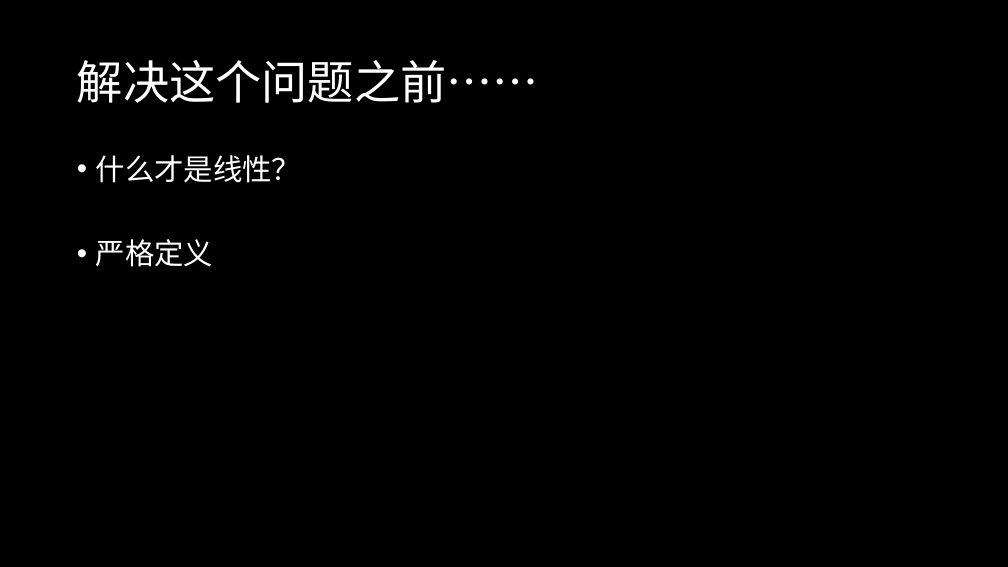
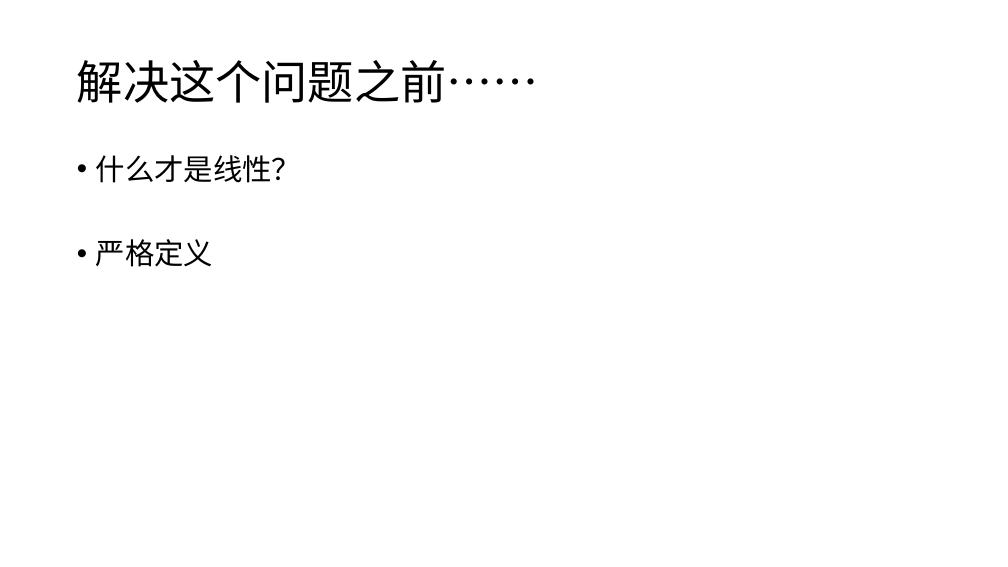
Before and after one commit to DongYing-No-1-Middle-School/Shows, a slide deck: slide 11 of 线性代数概论.pptx. Drawn at 1008x567 pixels with LibreOffice and Linux fonts; fonts in the diff are those of the drawing. Boxes give left, top, right and bottom in pixels: in the first picture for what was removed or moved away, otherwise in the second. Text is boxed around its words. In the diff, an @@ line names an element or a change of style, - is before the commit and + after.

```diff
--- a/线性代数概论.pptx
+++ b/线性代数概论.pptx
@@ background #000000 to #FFFFFF @@
@@ title "解决这个问题之前……" at bbox=[77, 60, 539, 103]: text colour #FFFFFF to #000000 @@
@@ text "什么才是线性？" at bbox=[96, 155, 302, 267]: text colour #FFFFFF to #000000 @@
```
Also in this commit, not shown: 48 other slides changed, 1 slide added, 1 slide removed.
